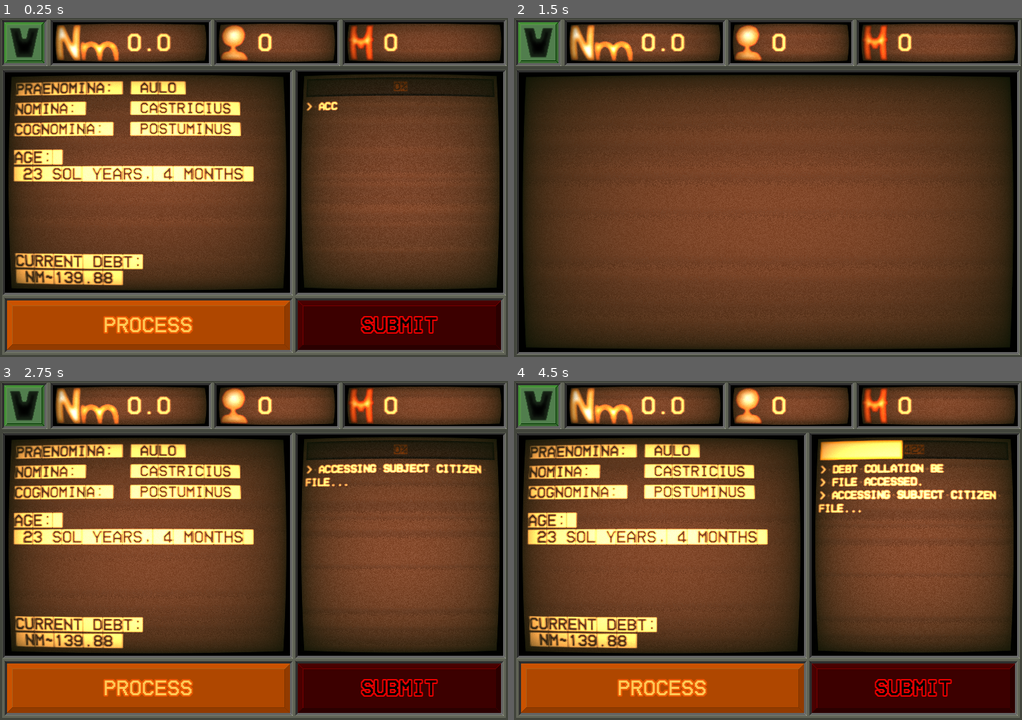
Above: before the commit, frames 1-4 (two rows, left to right).
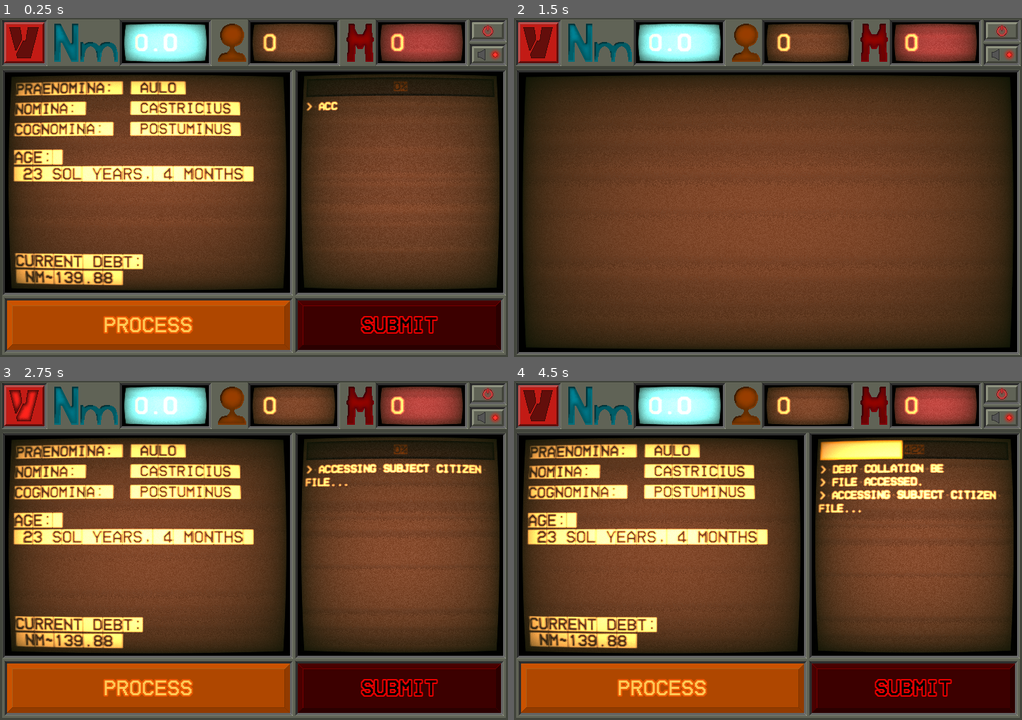
Above: after the commit, the same moments.

Repository: benIoannidis/Societas_Metallica-Processing_Division
Game: Godot game, scene res://main.tscn
Same seed, same stepped clock (60 frames per second), same inputs: the game is played once before the commit and once after it.
Inputs (mouse positions are in pixels of both pictures, inside the frame that each line leads up to):
- Up to frame 1 (0.25 s): no input
- Up to frame 2 (1.5 s): click (539, 41) at 0.5 s; click (1001, 55) at 1.27 s
- Up to frame 3 (2.75 s): click (25, 404) at 2 s
- Up to frame 4 (4.5 s): click "PROCESS" at 2.75 s; click "PROCESS" at 3.5 s; click (1001, 418) at 4.27 s

The runs differ from the first frame. In frame 1, 9.1% of the frame differs, in the area x 0-100%, y 0-15%; in frame 2, 9.2%; in frame 3, 9.2%; in frame 4, 9.2%.

Commit message:
updated top bar ui, added quit and mute button, quit button hooked up

Diff:
--- a/societas-metallica---processing-division/Scripts/terminal.gd
+++ b/societas-metallica---processing-division/Scripts/terminal.gd
@@ -18,8 +18,11 @@
 @export var progress_bar: ProgressBar
 
 @export var upgrades_button: TextureButton
+@export var upgrade_button_audio: AudioStreamPlayer
+
 @export var processing_screen: TextureRect
 @export var upgrade_screen: TextureRect
+@export var upgrade_screen_sfx: AudioStreamPlayer
 
 signal should_iterate_console
 signal terminal_beep_sfx
@@ -82,6 +85,7 @@
 	debt_label.text = ""
 
 func _on_submit_button_pressed() -> void:
+	process_button_audio.play()
 	submit_button.disabled = true
 	process_button.disabled = false
 	GameManager.request_new_subject()
@@ -111,7 +115,12 @@
 	enslaved_subject_details()
 
 
+func _on_upgrades_button_button_down() -> void:
+	upgrade_button_audio.play()
+
+
 func _on_texture_button_button_up() -> void:
+
 	if not upgrade_screen.visible:
 		open_upgrade_panel()
 	else:
@@ -121,6 +130,8 @@
 	upgrade_screen.global_position = Vector2(-720, 70)
 
 	upgrade_screen.visible = true
+
+	upgrade_screen_sfx.play_slide_open_sfx()
 
 	var tween: Tween = create_tween().set_parallel(true)
 
@@ -133,6 +144,9 @@
 
 func close_upgrade_panel() -> void:
 	processing_screen.visible = true
+
+	upgrade_screen_sfx.play_slide_close_sfx()
+
 	var tween: Tween = create_tween().set_parallel(true)
 	var target_pos: Vector2 = Vector2(-720, 70)
 
@@ -140,3 +154,10 @@
 		.set_trans(Tween.TRANS_QUART).set_ease(Tween.EASE_IN)
 
 	tween.chain().tween_callback(func(): upgrade_screen.visible = false)
+
+func _on_exit_button_button_down() -> void:
+	upgrade_button_audio.play()
+
+func _on_exit_button_button_up() -> void:
+	#replace later
+	get_tree().quit()
--- /dev/null
+++ b/societas-metallica---processing-division/Scripts/upgrade_panel_slide_out_sfx.gd
@@ -0,0 +1,110 @@
+extends AudioStreamPlayer
+
+@export var scraping_volume: float = 0.04
+@export var click_volume: float = 0.05
+
+func play_slide_open_sfx() -> void:
+	var generator = AudioStreamGenerator.new()
+	generator.mix_rate = 44100
+	generator.buffer_length = 0.6
+
+	self.stream = generator
+	self.play()
+
+	var playback = self.get_stream_playback()
+	if not playback: return
+
+	var sample_rate = generator.mix_rate
+	var slide_duration = 0.42
+	var num_frames = int(sample_rate * slide_duration)
+
+	var last_sample = 0.0
+	var phase = 0.0
+
+	# 1. THE HEAVY METAL-ON-METAL FRICTION SLIDE
+	for i in range(num_frames):
+		var progress = float(i) / num_frames
+
+		# Generate raw texture friction using white noise
+		var raw_noise = randf_range(-1.0, 1.0)
+
+		# RESONANT BANDPASS FILTER:
+		# We shift the filter blend dynamically. As the screen opens, the hollow
+		# "ringing" frequency of the metal plate pitches downward from screechy to heavy.
+		var filter_cutoff = lerp(0.25, 0.12, progress)
+		last_sample = lerp(last_sample, raw_noise, filter_cutoff)
+
+		# FRICTION TREMOR STUTTER:
+		# Metal sliding isn't perfectly smooth; it catches and vibrates.
+		# We use a rapid sine modulator (80Hz) to violently stutter the volume.
+		var friction_stutter = 0.7 + (sin(progress * num_frames * 0.01) * 0.3)
+
+		# Linear fade down as the slide loses momentum near the end of the track
+		var rail_fade = 1.0 - progress
+
+		var sample = last_sample * scraping_volume * friction_stutter * rail_fade
+		playback.push_frame(Vector2(sample, sample))
+
+	# 2. THE SOLID IRON IMPACT DEAD-BOLT CLICK
+	# A heavy mechanical thud to indicate the sliding plate locking home
+	var click_duration = 0.04
+	var click_frames = int(sample_rate * click_duration)
+	var click_last_sample = 0.0
+
+	for i in range(click_frames):
+		var progress = float(i) / click_frames
+		var raw_noise = randf_range(-1.0, 1.0)
+
+		# A deep, muffled low-pass filter to give the click weight and bass thump
+		click_last_sample = lerp(click_last_sample, raw_noise, 0.05)
+
+		# Sharp decaying exponential envelope for an immediate impact impact
+		var envelope = exp(-progress * 8.0)
+		var sample = click_last_sample * click_volume * envelope
+
+		playback.push_frame(Vector2(sample, sample))
+
+
+func play_slide_close_sfx() -> void:
+	var generator = AudioStreamGenerator.new()
+	generator.mix_rate = 44100
+	generator.buffer_length = 0.6
+
+	self.stream = generator
+	self.play()
+
+	var playback = self.get_stream_playback()
+	if not playback: return
+
+	var sample_rate = generator.mix_rate
+
+	# 1. THE UNLATCH SPRING POPS
+	# A quick sharp release pop right before the plate begins traveling back
+	var unclick_duration = 0.02
+	var unclick_frames = int(sample_rate * unclick_duration)
+	for i in range(unclick_frames):
+		var progress = float(i) / unclick_frames
+		var sample = randf_range(-0.5, 0.5) * click_volume * (1.0 - progress)
+		playback.push_frame(Vector2(sample, sample))
+
+	# 2. THE REVERSE METAL RETRACTION SCRAPE
+	var slide_duration = 0.38
+	var num_frames = int(sample_rate * slide_duration)
+	var last_sample = 0.0
+
+	for i in range(num_frames):
+		var progress = float(i) / num_frames
+		var raw_noise = randf_range(-1.0, 1.0)
+
+		# The pitch slides slightly *upward* this time as the plate gains speed winding back
+		var filter_cutoff = lerp(0.14, 0.22, progress)
+		last_sample = lerp(last_sample, raw_noise, filter_cutoff)
+
+		# High-frequency structural rattle modulator
+		var vibration = 0.7 + (sin(progress * num_frames * 0.015) * 0.3)
+
+		# Bell curve envelope: swells up as it leaves the housing, fades out as it completes retraction
+		var envelope = sin(progress * PI)
+
+		var sample = last_sample * scraping_volume * vibration * envelope
+		playback.push_frame(Vector2(sample, sample))
--- a/societas-metallica---processing-division/default_bus_layout.tres
+++ b/societas-metallica---processing-division/default_bus_layout.tres
@@ -5,7 +5,7 @@
 room_size = 0.13
 damping = 0.0
 spread = 0.17
-wet = 0.13
+wet = 0.05
 
 [resource]
 bus/1/name = &"ButtonFX"
--- a/societas-metallica---processing-division/main.tscn
+++ b/societas-metallica---processing-division/main.tscn
@@ -1,14 +1,15 @@
 [gd_scene format=3 uid="uid://b3c7xvctt7ymc"]
 
 [ext_resource type="Script" uid="uid://b61uhabse1eci" path="res://Scripts/terminal.gd" id="1_dg77c"]
-[ext_resource type="Texture2D" uid="uid://birij3ee5othe" path="res://UI/Sprites/topBar.png" id="1_ig7tw"]
 [ext_resource type="Texture2D" uid="uid://h3hdoayw771i" path="res://UI/Sprites/screen.png" id="2_0xm2m"]
+[ext_resource type="Texture2D" uid="uid://ctke3c5hdoksu" path="res://aseprite_files/topbar.png" id="2_lswn8"]
 [ext_resource type="Shader" uid="uid://c4lwyqeisokva" path="res://shaders/crt_effect.gdshader" id="2_ycdy4"]
 [ext_resource type="FontFile" uid="uid://bx24wiouehlbu" path="res://UI/Fonts/HomeVideoBold-R90Dv.ttf" id="3_lquwl"]
 [ext_resource type="Texture2D" uid="uid://e433xxwthf47" path="res://UI/Sprites/imperium_logo.png" id="3_yaehf"]
 [ext_resource type="Texture2D" uid="uid://w8fw6u8mvmgg" path="res://UI/Sprites/button_process.png" id="4_7mycd"]
 [ext_resource type="Texture2D" uid="uid://dj63v3clxrebh" path="res://UI/Sprites/numus_screen.png" id="4_074og"]
 [ext_resource type="Texture2D" uid="uid://bk5defe7fe2rj" path="res://UI/Sprites/button_process_pressed.png" id="5_272bh"]
+[ext_resource type="Texture2D" uid="uid://1by3l0xin05n" path="res://UI/Sprites/hover_imperium_logo.png" id="5_a6jrf"]
 [ext_resource type="Texture2D" uid="uid://chq1pnbvd4ftv" path="res://UI/Sprites/down_imperium_logo.png" id="5_ryguw"]
 [ext_resource type="Texture2D" uid="uid://berexmju8mih7" path="res://UI/Sprites/button_process_disabled.png" id="6_4c57u"]
 [ext_resource type="Texture2D" uid="uid://bhd22u8el71k6" path="res://UI/Sprites/button_submit.png" id="6_5vw27"]
@@ -19,13 +20,19 @@
 [ext_resource type="Texture2D" uid="uid://o0oipg4veuyn" path="res://UI/Sprites/button_submit_disabled.png" id="8_4c57u"]
 [ext_resource type="Texture2D" uid="uid://cmqqml84amr2t" path="res://UI/Sprites/data_screen.png" id="10_cegan"]
 [ext_resource type="Script" uid="uid://0rx4dfxjlu7j" path="res://Scripts/processing_progress_text.gd" id="11_efxa6"]
+[ext_resource type="Texture2D" uid="uid://bc233g5ccrio6" path="res://UI/Sprites/exit_button.png" id="11_seu75"]
 [ext_resource type="Texture2D" uid="uid://ctt8qdgyv0qkx" path="res://UI/Sprites/terminal_screen.png" id="12_82xsv"]
-[ext_resource type="AudioStream" uid="uid://d4cwg0em75p5" path="res://Audio/key_thud.mp3" id="20_getpj"]
+[ext_resource type="Texture2D" uid="uid://63nmr0kejuu4" path="res://UI/Sprites/down_exit_button.png" id="12_htxhm"]
+[ext_resource type="Texture2D" uid="uid://duw2ike26pia6" path="res://UI/Sprites/sound_button.png" id="13_jq2sk"]
+[ext_resource type="Texture2D" uid="uid://bm2sfjteua3hk" path="res://UI/Sprites/down_sound_button.png" id="14_4k2k6"]
+[ext_resource type="AudioStream" uid="uid://d4cwg0em75p5" path="res://Audio/Process_key_thud.mp3" id="20_getpj"]
 [ext_resource type="Texture2D" uid="uid://delq0knplpg22" path="res://UI/Sprites/upgrade_screen.png" id="22_1u8w0"]
 [ext_resource type="Texture2D" uid="uid://b8v0qggu3ganp" path="res://UI/Sprites/upgrade_screen_panel.png" id="23_0odxb"]
 [ext_resource type="Script" uid="uid://ccn8mtqpe8q7c" path="res://Scripts/terminal_blip_sfx.gd" id="25_0odxb"]
+[ext_resource type="AudioStream" uid="uid://by57e3ksubmxo" path="res://Audio/toggle_upgrades_click.mp3" id="25_xuqvo"]
 [ext_resource type="Script" uid="uid://chybemvabtxl4" path="res://Scripts/terminal_hum.gd" id="26_lswn8"]
 [ext_resource type="Script" uid="uid://dufr87ml4s4pr" path="res://Scripts/terminal_crackle_sfx.gd" id="27_a6jrf"]
+[ext_resource type="Script" uid="uid://dyk6jd76jsoyr" path="res://Scripts/upgrade_panel_slide_out_sfx.gd" id="29_qsp4k"]
 
 [sub_resource type="ShaderMaterial" id="ShaderMaterial_blvug"]
 shader = ExtResource("2_ycdy4")
@@ -122,7 +129,7 @@
 shader_parameter/glow_intensity = 50.0
 shader_parameter/glow_threshold = 0.4
 
-[node name="Main" type="Control" unique_id=639852667 node_pa …(214 unchanged characters)… o", "progress_bar", "upgrades_button", "processing_screen", "upgrade_screen")]
+[node name="Main" type="Control" unique_id=639852667 node_pa …(214 unchanged characters)… o", "progress_bar", "upgrades_button", "upgrade_button_audio", "processing_screen", "upgrade_screen", "upgrade_screen_sfx")]
 layout_mode = 3
 anchors_preset = 15
 anchor_right = 1.0
@@ -143,8 +150,10 @@
 process_button_audio = NodePath("ProcessButtonAudio")
 progress_bar = NodePath("TerminalScreen/Screen/ProcessingProgressInfo/CanvasGroup/TextureRect/ProgressBar")
 upgrades_button = NodePath("TerminalScreen/TopBar2/BarBg/UpgradesButton")
+upgrade_button_audio = NodePath("UpgradeButtonAudio")
 processing_screen = NodePath("TerminalScreen/Screen")
 upgrade_screen = NodePath("TerminalScreen/UpgradeScreen")
+upgrade_screen_sfx = NodePath("UpgradePanelSlideOut_SFX")
 
 [node name="TerminalScreen" type="TextureRect" parent="." unique_id=332854659]
 layout_mode = 1
@@ -169,7 +178,7 @@
 anchor_bottom = 1.0
 grow_horizontal = 2
 grow_vertical = 2
-texture = ExtResource("1_ig7tw")
+texture = ExtResource("2_lswn8")
 
 [node name="UpgradesButton" type="TextureButton" parent="TerminalScreen/TopBar2/BarBg" unique_id=161741692]
 layout_mode = 0
@@ -179,6 +188,7 @@
 offset_bottom = 64.0
 texture_normal = ExtResource("3_yaehf")
 texture_pressed = ExtResource("5_ryguw")
+texture_hover = ExtResource("5_a6jrf")
 
 [node name="Numus" type="CanvasGroup" parent="TerminalScreen/TopBar2/BarBg" unique_id=1217403747]
 material = SubResource("ShaderMaterial_blvug")
@@ -186,7 +196,7 @@
 clear_margin = 0.0
 
 [node name="Numus_screen" type="TextureRect" parent="TerminalScreen/TopBar2/BarBg/Numus" unique_id=300156901]
-offset_left = 75.0
+offset_left = 173.0
 offset_top = 6.0
 offset_right = 296.0
 offset_bottom = 64.0
@@ -194,10 +204,10 @@
 
 [node name="Label" type="Label" parent="TerminalScreen/TopBar2/BarBg/Numus/Numus_screen" unique_id=269836246]
 layout_mode = 0
-offset_left = 105.0
-offset_right = 221.0
+offset_left = 16.0
+offset_right = 123.0
 offset_bottom = 58.0
-theme_override_colors/font_color = Color(0.90588236, 0.5764706, 0.25490198, 1)
+theme_override_colors/font_color = Color(0.72259015, 0.64945406, 0.5782699, 1)
 theme_override_fonts/font = ExtResource("6_kek77")
 theme_override_font_sizes/font_size = 35
 text = "31K"
@@ -209,7 +219,7 @@
 clear_margin = 0.0
 
 [node name="headcount_screen" type="TextureRect" parent="TerminalScreen/TopBar2/BarBg/Headcount" unique_id=66254913]
-offset_left = 307.0
+offset_left = 355.0
 offset_top = 6.0
 offset_right = 478.0
 offset_bottom = 64.0
@@ -217,8 +227,8 @@
 
 [node name="Label2" type="Label" parent="TerminalScreen/TopBar2/BarBg/Headcount/headcount_screen" unique_id=1240412498]
 layout_mode = 0
-offset_left = 58.0
-offset_right = 171.0
+offset_left = 16.0
+offset_right = 123.0
 offset_bottom = 58.0
 theme_override_colors/font_color = Color(0.90588236, 0.5764706, 0.25490198, 1)
 theme_override_fonts/font = ExtResource("6_kek77")
@@ -231,21 +241,39 @@
 clear_margin = 0.0
 
 [node name="merits_screen" type="TextureRect" parent="TerminalScreen/TopBar2/BarBg/Merits" unique_id=895915728]
-offset_left = 489.0
+offset_left = 536.0
+offset_top = 6.0
+offset_right = 659.0
+offset_bottom = 64.0
+texture = ExtResource("7_82xsv")
+
+[node name="Label3" type="Label" parent="TerminalScreen/TopBar2/BarBg/Merits/merits_screen" unique_id=834323286]
+layout_mode = 0
+offset_left = 16.0
+offset_right = 123.0
+offset_bottom = 58.0
+theme_override_colors/font_color = Color(0.90588236, 0.5764706, 0.25490198, 1)
+theme_override_fonts/font = ExtResource("6_kek77")
+theme_override_font_sizes/font_size = 35
+vertical_alignment = 1
+
+[node name="ExitButton" type="TextureButton" parent="TerminalScreen/TopBar2/BarBg" unique_id=1562640063]
+layout_mode = 0
+offset_left = 669.0
 offset_top = 6.0
 offset_right = 714.0
+offset_bottom = 30.0
+texture_normal = ExtResource("11_seu75")
+texture_pressed = ExtResource("12_htxhm")
+
+[node name="ToggleAudioButton" type="TextureButton" parent="TerminalScreen/TopBar2/BarBg" unique_id=501201707]
+layout_mode = 0
+offset_left = 669.0
+offset_top = 40.0
+offset_right = 714.0
 offset_bottom = 64.0
-texture = ExtResource("7_82xsv")
-
-[node name="Label3" type="Label" parent="TerminalScreen/TopBar2/BarBg/Merits/merits_screen" unique_id=834323286]
-layout_mode = 0
-offset_left = 54.0
-offset_right = 225.0
-offset_bottom = 58.0
-theme_override_colors/font_color = Color(0.90588236, 0.5764706, 0.25490198, 1)
-theme_override_fonts/font = ExtResource("6_kek77")
-theme_override_font_sizes/font_size = 35
-vertical_alignment = 1
+texture_normal = ExtResource("13_jq2sk")
+texture_pressed = ExtResource("14_4k2k6")
 
 [node name="Screen" type="TextureRect" parent="TerminalScreen" unique_id=330385687]
 texture_filter = 1
@@ -577,6 +605,10 @@
 stream = ExtResource("20_getpj")
 bus = &"ButtonFX"
 
+[node name="UpgradeButtonAudio" type="AudioStreamPlayer" parent="." unique_id=872599925]
+stream = ExtResource("25_xuqvo")
+bus = &"ButtonFX"
+
 [node name="TerminalBlipSFX" type="AudioStreamPlayer" parent="." unique_id=2118864518]
 bus = &"ButtonFX"
 script = ExtResource("25_0odxb")
@@ -591,4 +623,12 @@
 script = ExtResource("27_a6jrf")
 max_peak_volume = 0.01
 
+[node name="UpgradePanelSlideOut_SFX" type="AudioStreamPlayer" parent="." unique_id=409162427]
+script = ExtResource("29_qsp4k")
+scraping_volume = 0.2
+click_volume = 1.5
+
+[connection signal="button_down" from="TerminalScreen/TopBar2/BarBg/UpgradesButton" to="." method="_on_upgrades_button_button_down"]
 [connection signal="button_up" from="TerminalScreen/TopBar2/BarBg/UpgradesButton" to="." method="_on_texture_button_button_up"]
+[connection signal="button_down" from="TerminalScreen/TopBar2/BarBg/ExitButton" to="." method="_on_exit_button_button_down"]
+[connection signal="button_up" from="TerminalScreen/TopBar2/BarBg/ExitButton" to="." method="_on_exit_button_button_up"]
--- a/societas-metallica---processing-division/project.godot
+++ b/societas-metallica---processing-division/project.godot
@@ -28,8 +28,8 @@
 
 window/size/viewport_width=720
 window/size/viewport_height=480
+window/size/mode=2
 window/stretch/mode="canvas_items"
-window/stretch/aspect="expand"
 
 [gui]
 
Not shown, added: societas-metallica---processing-division/Audio/Process_key_thud.mp3.import
Not shown, removed: societas-metallica---processing-division/Audio/key_thud.mp3.import
Not shown, added: societas-metallica---processing-division/Audio/toggle_upgrades_click.mp3.import
Not shown, added: societas-metallica---processing-division/Scripts/upgrade_panel_slide_out_sfx.gd.uid
Binary file added: societas-metallica---processing-division/UI/Sprites/down_exit_button.png
Not shown, added: societas-metallica---processing-division/UI/Sprites/down_exit_button.png.import
Binary file changed: societas-metallica---processing-division/UI/Sprites/down_imperium_logo.png
Binary file added: societas-metallica---processing-division/UI/Sprites/down_sound_button.png
Not shown, added: societas-metallica---processing-division/UI/Sprites/down_sound_button.png.import
Binary file added: societas-metallica---processing-division/UI/Sprites/exit_button.png
Not shown, added: societas-metallica---processing-division/UI/Sprites/exit_button.png.import
Binary file changed: societas-metallica---processing-division/UI/Sprites/headcount_screen.png
(and 18 more such lines)
